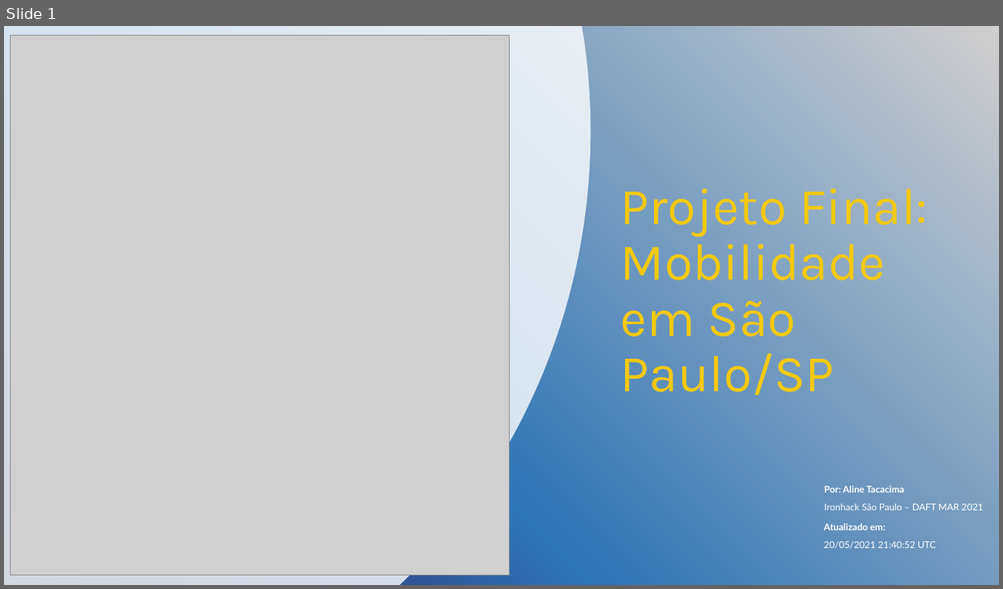
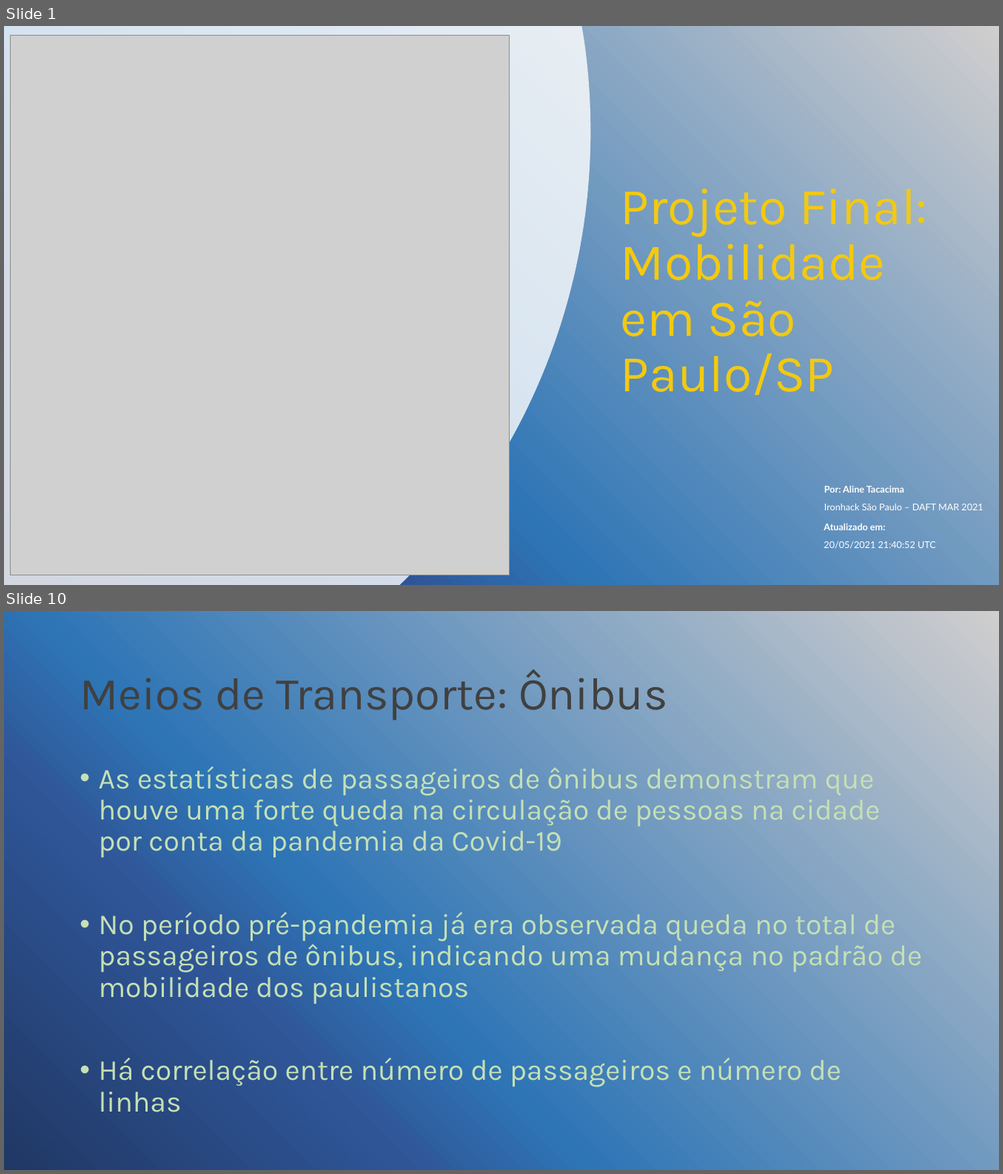
Before and after one commit to alitaca/Projeto_final, a slide deck: transporte_sp.pptx. Shown one above the other, each under a label of ours: slide 1 before the commit, slides 1 and 10 after it; the slides between them are not shown. The pictures are 1003x589 and 1003x1174 pixels, drawn with LibreOffice and Linux fonts; fonts in the diff are those of the drawing; grey boxes stand for pictures; background and template pictures are left out. Boxes give left, top, right and bottom in pixels: in the first picture for what was removed or moved away, otherwise in the second. Text is boxed around its words. In the diff, an @@ line names an element or a change of style, - is before the commit and + after.

```diff
--- a/transporte_sp.pptx
+++ b/transporte_sp.pptx
@@ slide 10 added at [4, 611, 999, 1170], background picture (left out) @@
@@ title added at [79, 669, 667, 721], 44 pt, text #404040 @@
+Meios de Transporte: Ônibus
@@ text added at [99, 766, 922, 1113], 28 pt, text #C5E0B4 @@
+• As estatísticas de passageiros de ônibus demonstram que houve uma forte queda na circulação de pessoas na cidade por conta da pandemia da Covid-19
+• No período pré-pandemia já era observada queda no total de passageiros de ônibus, indicando uma mudança no padrão de mobilidade dos paulistanos
+• Há correlação entre número de passageiros e número de linhas
```
Also in this commit, not shown: 6 slides changed, 5 other slides added, 1 slide removed.
